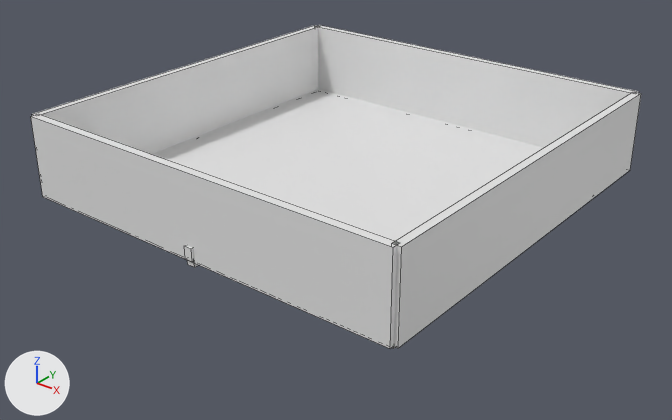
Two versions of the Blender file Resources/Json/Inside.blend, one commit apart.
The view is the same before and after, from a camera (50 mm lens) standing at (127.3, -112.7, 92.4) and looking at (4.0, 41.4, -3.1). Arrows for +X, +Y and +Z are at lower left; the lights stay in place. Mesh edges are drawn as thin lines.

The first picture shows 'Floor', 'Wall', 'Wall.001', 'Wall.002', 'Wall.003', '立方体'.
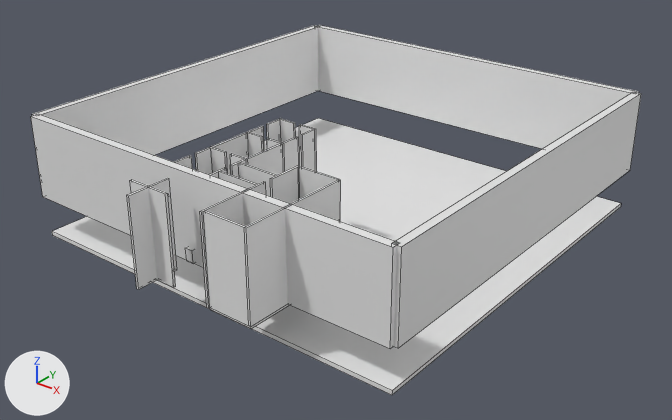
Pixel boxes (x1, y1, x2, y2) of what changed, in the pictures (672 x 420 px):
'Floor', moved
    before: (152, 89, 544, 349)
    after: (52, 118, 621, 395)
'xfront.005', added
    after: (244, 179, 341, 326)
'zDEFAULT.006', added
    after: (203, 210, 249, 325)
'立方体', moved, rescaled
    before: (187, 260, 198, 267)
    after: (127, 178, 177, 289)
'zDEFAULT', added
    after: (130, 179, 176, 287)
'xback.004', added
    after: (200, 181, 266, 308)
'xfront.004', added
    after: (270, 166, 299, 204)
'Sidewall', added
    after: (247, 143, 283, 175)
'zDEFAULT.005', added
    after: (298, 166, 339, 199)
'Sidewall2', added
    after: (211, 132, 249, 174)
'zDEFAULT.004', added
    after: (238, 162, 277, 197)
'xfront', added
    after: (301, 129, 315, 171)
'xback', added
    after: (283, 136, 299, 171)
'xfront.002', added
    after: (195, 147, 213, 174)
'zleft', added
    after: (210, 147, 228, 173)
'zleft.001', added
    after: (247, 132, 264, 157)
'zright', added
    after: (280, 118, 296, 142)
'zDEFAULT.003', added
    after: (219, 171, 257, 188)
'xfront.003', added
    after: (267, 119, 281, 142)
'zright.003', added
    after: (299, 124, 317, 171)
'floor.002', added
    after: (210, 304, 289, 329)
'zright.001', added
    after: (267, 138, 285, 172)
'xback.002', added
    after: (174, 155, 192, 168)
'xfront.001', added
    after: (230, 159, 246, 177)
'zright.002', added
    after: (230, 153, 248, 165)
'xback.003', added
    after: (248, 126, 264, 148)
'xback.001', added
    after: (209, 167, 227, 178)

What changed in the scene script:
```text
Change ob_floor:
    ob_floor.location: (0.0, 50.0, 0.0) -> (0.0, 50.0, -10.0)
Change ob_立方体:
    ob_立方体.location: (0.0, 0.0, 0.0) -> (0.0, -10.0, 10.0)
    ob_立方体.scale: (1.0, 1.0, 1.0) -> (0.25, 5.0, 10.0)
Add ob_zdefault_006:
    ob_zdefault_006 = bpy.data.objects.new('zDEFAULT.006', me_立方体_005.copy())  # the mesh of ob_立方体
    ob_zdefault_006.location = (20.8, -10.8, 10.0)
    ob_zdefault_006.scale = (5.0, 0.25, 10.0)
Add ob_zdefault_005:
    ob_zdefault_005 = bpy.data.objects.new('zDEFAULT.005', me_立方体_005.copy())  # the mesh of ob_立方体
    ob_zdefault_005.location = (20.8, 15.0, 10.0)
    ob_zdefault_005.scale = (5.0, 0.25, 10.0)
Add ob_xfront_005:
    ob_xfront_005 = bpy.data.objects.new('xfront.005', me_立方体_005.copy())  # the mesh of ob_立方体
    ob_xfront_005.location = (26.0, 2.0, 10.0)
    ob_xfront_005.scale = (0.25, 13.0, 10.0)
Add ob_floor_002:
    ob_floor_002 = bpy.data.objects.new('floor.002', me_立方体_005.copy())  # the mesh of ob_立方体
    ob_floor_002.location = (21.0, 2.0, -0.2)
    ob_floor_002.scale = (5.25, 13.0, 0.25)
Add ob_xfront_004:
    ob_xfront_004 = bpy.data.objects.new('xfront.004', me_立方体_005.copy())  # the mesh of ob_立方体
    ob_xfront_004.location = (15.5, 11.1, 10.0)
    ob_xfront_004.scale = (0.25, 3.94, 10.0)
Add ob_xback_004:
    ob_xback_004 = bpy.data.objects.new('xback.004', me_立方体_005.copy())  # the mesh of ob_立方体
    ob_xback_004.location = (15.5, -3.0, 10.0)
    ob_xback_004.scale = (0.25, 8.33, 10.0)
Add ob_zdefault_004:
    ob_zdefault_004 = bpy.data.objects.new('zDEFAULT.004', me_立方体_005.copy())  # the mesh of ob_立方体
    ob_zdefault_004.location = (10.2, 9.0, 10.0)
    ob_zdefault_004.scale = (5.0, 0.25, 10.0)
Add ob_zdefault_003:
    ob_zdefault_003 = bpy.data.objects.new('zDEFAULT.003', me_立方体_005.copy())  # the mesh of ob_立方体
    ob_zdefault_003.location = (10.2, 3.5, 10.0)
    ob_zdefault_003.scale = (5.0, 0.25, 10.0)
Add ob_sidewall2:
    ob_sidewall2 = bpy.data.objects.new('Sidewall2', me_立方体_005.copy())  # the mesh of ob_立方体
    ob_sidewall2.location = (-5.0, 16.8, 5.0)
    ob_sidewall2.scale = (0.25, 5.25, 15.0)
Add ob_sidewall:
    ob_sidewall = bpy.data.objects.new('Sidewall', me_立方体_005.copy())  # the mesh of ob_立方体
    ob_sidewall.location = (5.0, 16.8, 5.0)
    ob_sidewall.scale = (0.25, 5.25, 15.0)
Add ob_xfront:
    ob_xfront = bpy.data.objects.new('xfront', me_立方体_005.copy())  # the mesh of ob_立方体
    ob_xfront.location = (5.0, 30.5, 10.0)
    ob_xfront.scale = (0.25, 2.0, 10.0)
Add ob_xback:
    ob_xback = bpy.data.objects.new('xback', me_立方体_005.copy())  # the mesh of ob_立方体
    ob_xback.location = (5.0, 24.8, 10.0)
    ob_xback.scale = (0.25, 2.25, 10.0)
Add ob_zright:
    ob_zright = bpy.data.objects.new('zright', me_立方体_005.copy())  # the mesh of ob_立方体
    ob_zright.location = (-3.0, 32.8, 10.0)
    ob_zright.scale = (2.25, 0.25, 10.0)
Add ob_zright_003:
    ob_zright_003 = bpy.data.objects.new('zright.003', me_立方体_005.copy())  # the mesh of ob_立方体
    ob_zright_003.location = (3.0, 32.8, 10.0)
    ob_zright_003.scale = (2.25, 0.25, 10.0)
Add ob_xback_003:
    ob_xback_003 = bpy.data.objects.new('xback.003', me_立方体_005.copy())  # the mesh of ob_立方体
    ob_xback_003.location = (-5.0, 24.8, 10.0)
    ob_xback_003.scale = (0.25, 2.25, 10.0)
Add ob_xfront_003:
    ob_xfront_003 = bpy.data.objects.new('xfront.003', me_立方体_005.copy())  # the mesh of ob_立方体
    ob_xfront_003.location = (-5.0, 30.5, 10.0)
    ob_xfront_003.scale = (0.25, 2.0, 10.0)
Add ob_zleft_001:
    ob_zleft_001 = bpy.data.objects.new('zleft.001', me_立方体_005.copy())  # the mesh of ob_立方体
    ob_zleft_001.location = (-3.0, 22.2, 10.0)
    ob_zleft_001.scale = (2.25, 0.25, 10.0)
Add ob_zright_001:
    ob_zright_001 = bpy.data.objects.new('zright.001', me_立方体_005.copy())  # the mesh of ob_立方体
    ob_zright_001.location = (3.0, 22.2, 10.0)
    ob_zright_001.scale = (2.25, 0.25, 10.0)
Add ob_xfront_001:
    ob_xfront_001 = bpy.data.objects.new('xfront.001', me_立方体_005.copy())  # the mesh of ob_立方体
    ob_xfront_001.location = (5.0, 9.0, 10.0)
    ob_xfront_001.scale = (0.25, 2.0, 10.0)
Add ob_xback_001:
    ob_xback_001 = bpy.data.objects.new('xback.001', me_立方体_005.copy())  # the mesh of ob_立方体
    ob_xback_001.location = (5.0, 3.2, 10.0)
    ob_xback_001.scale = (0.25, 2.25, 10.0)
Add ob_xback_002:
    ob_xback_002 = bpy.data.objects.new('xback.002', me_立方体_005.copy())  # the mesh of ob_立方体
    ob_xback_002.location = (-5.0, 3.2, 10.0)
    ob_xback_002.scale = (0.25, 2.25, 10.0)
Add ob_xfront_002:
    ob_xfront_002 = bpy.data.objects.new('xfront.002', me_立方体_005.copy())  # the mesh of ob_立方体
    ob_xfront_002.location = (-5.0, 9.0, 10.0)
    ob_xfront_002.scale = (0.25, 2.0, 10.0)
Add ob_zright_002:
    ob_zright_002 = bpy.data.objects.new('zright.002', me_立方体_005.copy())  # the mesh of ob_立方体
    ob_zright_002.location = (3.0, 11.2, 10.0)
    ob_zright_002.scale = (2.25, 0.25, 10.0)
Add ob_zleft:
    ob_zleft = bpy.data.objects.new('zleft', me_立方体_005.copy())  # the mesh of ob_立方体
    ob_zleft.location = (-3.0, 11.2, 10.0)
    ob_zleft.scale = (2.25, 0.25, 10.0)
Add ob_zdefault:
    ob_zdefault = bpy.data.objects.new('zDEFAULT', me_立方体_005.copy())  # the mesh of ob_立方体
    ob_zdefault.location = (0.0, -10.0, 10.0)
    ob_zdefault.scale = (5.0, 0.25, 10.0)
```
